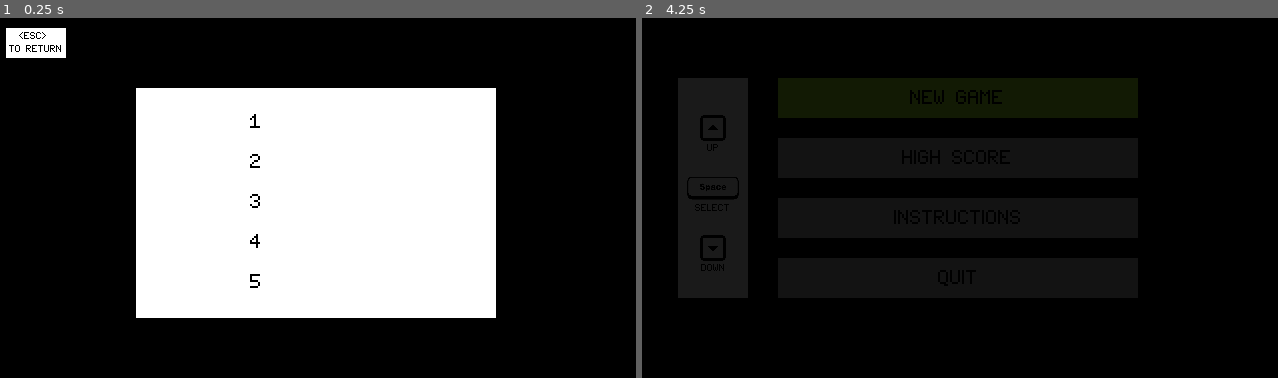
Above: before the commit, frames 1-2 (left to right).
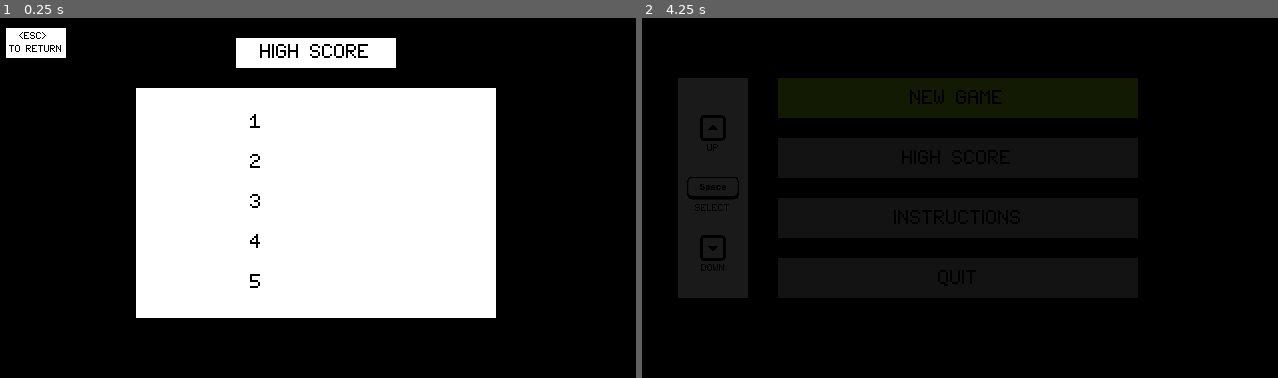
Above: after the commit, the same moments.

Repository: alittek/AC31009-Game
Game: Godot game, scene res://Scenes/GameScore.tscn
Two runs of this game, one before a commit and one after it. Both use one fixed random seed, a clock stepped at 60 frames per second and the inputs below. This scene is started directly instead of the project's main scene. Sound files missing from this copy of the repository are replaced by a short silence.
Inputs:
- Up to frame 1 (0.25 s): no input
- Up to frame 2 (4.25 s): tap Enter at 0.5, 2, 3.5 s; hold Right (move_right) 0.53-1.28 s; tap Space (interact) at 0.6, 1.25, 1.35, 2.1, 2.75, 2.85, 3.6 s; hold Down (move_down) 1.28-2.03 s; hold Right (move_right) 2.03-2.78 s; hold Up (move_up) 2.78-3.53 s; hold Left (move_left) from 3.53 s (still down); tap Escape (menu) at 4.15 s

The runs differ from the first frame. In frame 1, 1.9% of the frame differs, in the area x 37-63%, y 5-14%; in frame 2, nothing differs.
Error in both runs: Invalid call. Nonexistent function 'split' in base 'Nil'. (res://Scripts/GameScore.gd:38)

Commit message:
disable player movement when exit reached

Diff:
--- a/Scenes/GameScore.tscn
+++ b/Scenes/GameScore.tscn
@@ -157,3 +157,24 @@
 __meta__ = {
 "_edit_use_anchors_": false
 }
+
+[node name="Title" type="ColorRect" parent="."]
+margin_left = 120.0
+margin_top = 10.0
+margin_right = 200.0
+margin_bottom = 25.0
+__meta__ = {
+"_edit_use_anchors_": false
+}
+
+[node name="Label" type="Label" parent="Title"]
+margin_right = 80.0
+margin_bottom = 15.0
+custom_fonts/font = ExtResource( 1 )
+custom_colors/font_color = Color( 0, 0, 0, 1 )
+text = "HIGH SCORE"
+align = 1
+valign = 1
+__meta__ = {
+"_edit_use_anchors_": false
+}
--- a/Scripts/Player.gd
+++ b/Scripts/Player.gd
@@ -1,7 +1,7 @@
 extends KinematicBody2D
 
 onready var ui = get_tree().root.get_node("WorldMap/CanvasLayer/LevelUI")
-
+var moving = true
 #var artifacts : int = 0
 #var level = Global.level
 var speed = 100
@@ -17,40 +17,39 @@
 
 
 func _physics_process(_delta):
-	var movement = Vector2()
-	movement.x = Input.get_action_strength("move_right") - Input.get_action_strength("move_left")
-	movement.y = Input.get_action_strength("move_down") - Input.get_action_strength("move_up")
+	if moving == true:
+		var movement = Vector2()
+		movement.x = Input.get_action_strength("move_right") - Input.get_action_strength("move_left")
+		movement.y = Input.get_action_strength("move_down") - Input.get_action_strength("move_up")
 
-	var velocity = movement.clamped(1) * speed
-	velocity = move_and_slide(velocity)
-	if not $SoundSteps.is_playing():
-		$SoundSteps.play()
+		var velocity = movement.clamped(1) * speed
+		velocity = move_and_slide(velocity)
+		if not $SoundSteps.is_playing():
+			$SoundSteps.play()
 
-	if movement == Vector2.DOWN:
-			look_direction = "down"
-			facingDir = Vector2(0, 1)
-			animation.play(str("Walk_", look_direction ))
+		if movement == Vector2.DOWN:
+				look_direction = "down"
+				facingDir = Vector2(0, 1)
+				animation.play(str("Walk_", look_direction ))
 
-	elif movement == Vector2.UP:
-			look_direction = "up"
-			facingDir = Vector2(0, -1)
-			animation.play(str("Walk_", look_direction ))
+		elif movement == Vector2.UP:
+				look_direction = "up"
+				facingDir = Vector2(0, -1)
+				animation.play(str("Walk_", look_direction ))
 
-	elif movement == Vector2.LEFT:
-			look_direction = "left"
-			facingDir = Vector2(-1, 0)
-			animation.play(str("Walk_", look_direction ))
+		elif movement == Vector2.LEFT:
+				look_direction = "left"
+				facingDir = Vector2(-1, 0)
+				animation.play(str("Walk_", look_direction ))
 
-	elif movement == Vector2.RIGHT:
-			look_direction = "right"
-			facingDir = Vector2(1, 0)
-			animation.play(str("Walk_", look_direction ))
+		elif movement == Vector2.RIGHT:
+				look_direction = "right"
+				facingDir = Vector2(1, 0)
+				animation.play(str("Walk_", look_direction ))
 
-	elif movement == Vector2.ZERO:
-		animation.stop(false)
-		$SoundSteps.stop()
-
-		#animation.play(str("Idle_", look_direction ))
+		elif movement == Vector2.ZERO:
+			animation.stop(false)
+			$SoundSteps.stop()
 
 # TODO player picks up items
 func get_artifact():
@@ -67,3 +66,6 @@
 	ui.update_artNb_text(Global.artifacts)
 	$SoundEnemy.play()
 	#get_node("Light2D").show()
+
+func disable_movement():
+	moving = false
--- a/Scripts/World.gd
+++ b/Scripts/World.gd
@@ -54,7 +54,7 @@
 		var exit = Exit.instance()
 		add_child(exit)
 		exit.position = exitPos
-		exit.connect("stop_timer", self, "pause_timer")
+		exit.connect("stop_timer", self, "pause_player")
 		exit.connect("leaving_level", self, "next_level")
 
 	# place player on map
@@ -122,8 +122,11 @@
 			tileMap.set_cellv(location, -1)
 	tileMap.update_bitmask_region(borders.position, borders.end)
 
-func pause_timer():
+# pause player movement when exit reached
+func pause_player():
+	yield(get_tree().create_timer(0.3), "timeout")
 	timer.paused = true
+	player.disable_movement()
 
 # run when a level is finished
 func next_level():
Not shown: 3 places in Scenes/Map.tscn that only renumber resources
